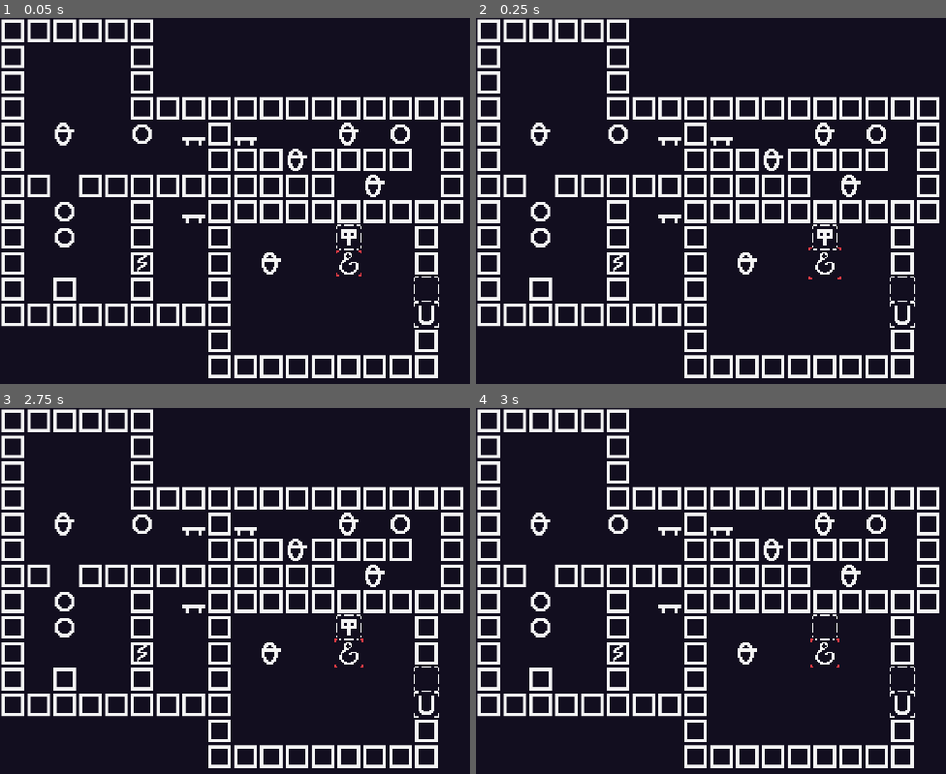
Above: before the commit, frames 1-4 (two rows, left to right).
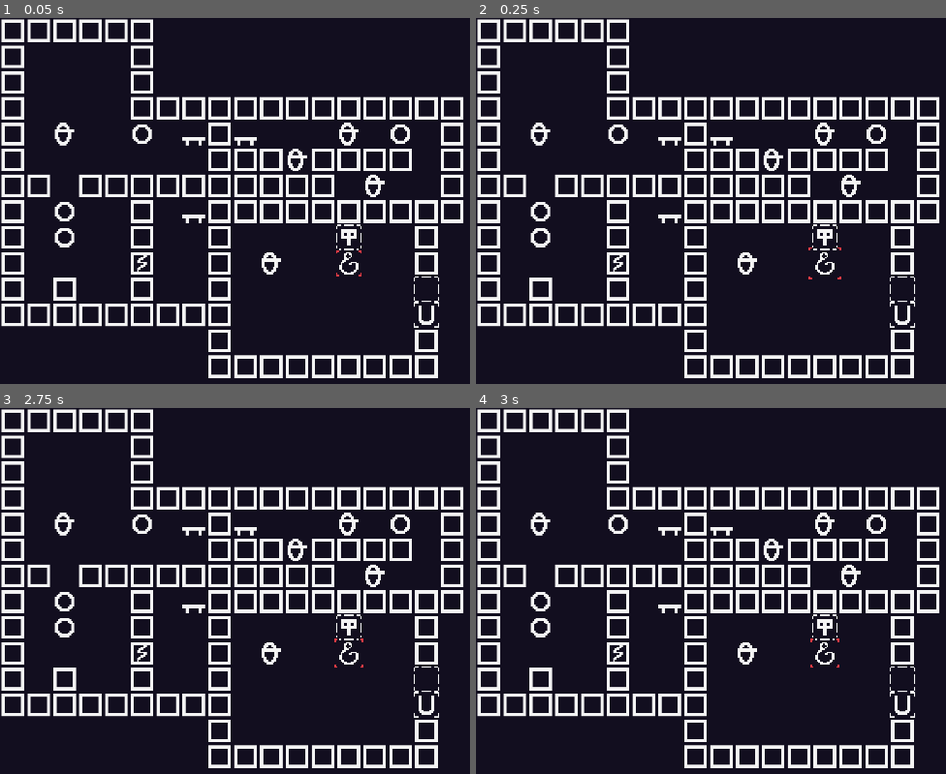
Above: after the commit, the same moments.

Repository: jletellier/olesa
Game: Godot game, scene res://maps/map_a_001.tscn
Two runs of this game, one before a commit and one after it. Both use one fixed random seed, a clock stepped at 60 frames per second and the inputs below. The project has no main scene, so this scene is started directly.
Inputs:
- Up to frame 1 (0.05 s): no input
- Up to frame 2 (0.25 s): no input
- Up to frame 3 (2.75 s): tap Enter at 0.5, 2 s; hold Right (game_right) 0.53-1.28 s; tap Space at 1.25 s; hold Down (game_down) 1.28-2.03 s; hold Right (game_right) from 2.03 s (still down)
- Up to frame 4 (3 s): tap Space at 2.75 s; release Right (game_right) at 2.78 s; hold Up (game_up) from 2.78 s (still down)

Frames 1-3 are identical in both runs. In frame 4, less than 0.1% of the frame differs, in the area x 72-76%, y 57-63%.

Commit message:
Move part of the game logic to separate entities

Diff:
--- a/entities/entity.gd
+++ b/entities/entity.gd
@@ -1,6 +1,11 @@
 @tool
 extends Node2D
 
+
+signal move_requested(dir: Vector2i)
+signal free_requested()
+
+const Entity := preload("res://entities/entity.gd")
 
 @export var texture: Texture2D
 @export var type := &""
@@ -12,3 +17,32 @@
 
 func _ready() -> void:
 	_sprite.texture = texture
+
+
+func process_action(dir: Vector2i) -> void:
+	match type:
+		"lawa":
+			move_requested.emit(dir)
+		"jo":
+			pass
+			#var target_cell := get_cell(target_pos)
+			#if target_cell == TILE_CONTAINER_TOOL:
+				#set_cell(target_pos, TILE_CONTAINER)
+			#elif target_cell == TILE_CONTAINER:
+				#set_cell(target_pos, TILE_CONTAINER_TOOL)
+
+
+func collide_with(target_entity: Entity) -> void:
+	if type == "lawa" and target_entity.type == "lawa":
+		free_requested.emit()
+
+
+func can_push(target_entity: Entity) -> bool:
+	if type == "lawa":
+		match target_entity.type:
+			"lawa":
+				return false
+			"jo":
+				return true
+
+	return false
--- a/maps/map.gd
+++ b/maps/map.gd
@@ -40,28 +40,6 @@
 	_convert_entities()
 
 
-func _convert_entities() -> void:
-	var cell_positions := _block_layer.get_used_cells()
-	for cell_pos in cell_positions:
-		var cell := _block_layer.get_cell_atlas_coords(cell_pos)
-		if cell in ENTITY_SCENES:
-			# Add entity as scene
-			var entity_scene := ENTITY_SCENES[cell] as PackedScene
-			var entity := entity_scene.instantiate() as Entity
-			entity.position = _block_layer.map_to_local(cell_pos)
-			_entities_container.add_child(entity)
-
-			# Store map of entities
-			entity.pos = cell_pos
-			_entity_map[cell_pos] = entity
-
-			# Remove tile, since it's no longer needed
-			_block_layer.erase_cell(cell_pos)
-
-	if _selected_entity == null:
-		select_next_entity()
-
-
 func _input(event: InputEvent) -> void:
 	if event.is_action_pressed("ui_focus_next"):
 		select_next_entity()
@@ -77,52 +55,20 @@
 	elif event.is_action_pressed("game_up"):
 		action_dir = Vector2i.UP
 
-	if action_dir != Vector2i.ZERO:
-		action_selected_entity(action_dir)
-
-
-func _simulate_physics(current_pos: Vector2i, target_pos: Vector2i) -> bool:
-	var dir := target_pos - current_pos
-
-	var current_cell := get_cell(current_pos)
-	var target_cell := get_cell(target_pos)
-
-	if target_cell == TILE_EMPTY:
-		return true
-
-	# Action: Two Lawas colliding causes both to dissolve
-	if target_cell == ENTITY_LAWA and current_cell == ENTITY_LAWA:
-		set_cell(current_pos, TILE_EMPTY)
-		set_cell(target_pos, TILE_EMPTY)
-		select_next_entity()
-		return false
-
-	## Action: Lawa can push Jo
-	#if target_cell == ENTITY_JO and current_cell == ENTITY_LAWA:
-		#if _simulate_physics(target_pos, target_pos + dir):
-			#move_cell(target_pos, target_pos + dir)
-			#return true
-		#return false
-
-	# Action: Object colliding with cracked wall
-	if target_cell == TILE_WALL_CRACKED and current_cell == TILE_OBJECT:
-		set_cell(current_pos, TILE_EMPTY)
-		set_cell(target_pos, TILE_EMPTY)
-		return true
-
-	# Action: Object moving onto surface
-	if target_cell == TILE_SURFACE and current_cell == TILE_OBJECT:
-		set_cell(current_pos, TILE_SURFACE_OBJECT)
-		set_cell(target_pos, TILE_EMPTY)
-		return true
-
-	# Action: In all other cases, pushing target cell
-	if target_cell in [TILE_OBJECT, ENTITY_LAWA, ENTITY_JO]:
-		if _simulate_physics(target_pos, target_pos + dir):
-			move_cell(target_pos, target_pos + dir)
-			return true
-
-	return false
+	if action_dir != Vector2i.ZERO and _selected_entity != null:
+		_selected_entity.process_action(action_dir)
+
+
+func _convert_entities() -> void:
+	var cell_positions := _block_layer.get_used_cells()
+	for cell_pos in cell_positions:
+		var cell := _block_layer.get_cell_atlas_coords(cell_pos)
+		if cell in ENTITY_SCENES:
+			var entity_scene := ENTITY_SCENES[cell] as PackedScene
+			add_entity(cell_pos, entity_scene)
+
+			# Remove tile, since it's no longer needed
+			_block_layer.erase_cell(cell_pos)
 
 
 func _simulate_logic() -> void:
@@ -175,25 +121,64 @@
 	update_hints(true)
 
 
-func action_selected_entity(dir: Vector2i) -> void:
+func add_entity(pos: Vector2i, scene: PackedScene) -> void:
+	var entity := scene.instantiate() as Entity
+	entity.position = _block_layer.map_to_local(pos)
+	entity.pos = pos
+	entity.move_requested.connect(_on_entity_move_requested.bind(entity))
+	entity.free_requested.connect(_on_entity_free_requested.bind(entity))
+
+	_entity_map[pos] = entity
+	_entities_container.add_child(entity)
+
 	if _selected_entity == null:
-		return
-
-	var current_pos := _selected_entity.pos
-	var target_pos := _selected_entity.pos + dir
-
-	match _selected_entity.type:
-		"lawa":
-			if _simulate_physics(current_pos, target_pos):
-				move_cell(current_pos, target_pos)
-		"jo":
-			var target_cell := get_cell(target_pos)
-			if target_cell == TILE_CONTAINER_TOOL:
-				set_cell(target_pos, TILE_CONTAINER)
-			elif target_cell == TILE_CONTAINER:
-				set_cell(target_pos, TILE_CONTAINER_TOOL)
-
-	_simulate_logic()
+		select_next_entity()
+
+
+func simulate_move(current_pos: Vector2i, target_pos: Vector2i) -> bool:
+	var dir := target_pos - current_pos
+
+	var current_cell := get_cell(current_pos)
+	var target_cell := get_cell(target_pos)
+
+	var current_entity: Entity = _entity_map.get(current_pos)
+	var target_entity: Entity = _entity_map.get(target_pos)
+
+	if target_cell == TILE_EMPTY and target_entity == null:
+		return true
+
+	# Action: Object colliding with cracked wall
+	if target_cell == TILE_WALL_CRACKED and current_cell == TILE_OBJECT:
+		set_cell(current_pos, TILE_EMPTY)
+		set_cell(target_pos, TILE_EMPTY)
+		return true
+
+	# Action: Object moving onto surface
+	if target_cell == TILE_SURFACE and current_cell == TILE_OBJECT:
+		set_cell(current_pos, TILE_SURFACE_OBJECT)
+		set_cell(target_pos, TILE_EMPTY)
+		return true
+
+	# Action: Push object or other entity
+	if target_cell == TILE_OBJECT:
+		if simulate_move(target_pos, target_pos + dir):
+			move_cell(target_pos, target_pos + dir)
+			return true
+
+	# Action: Push other entity
+	if target_entity != null:
+		if current_entity != null:
+			current_entity.collide_with(target_entity)
+			target_entity.collide_with(current_entity)
+
+			if !current_entity.can_push(target_entity):
+				return false
+
+		if simulate_move(target_pos, target_pos + dir):
+			move_cell(target_pos, target_pos + dir)
+			return true
+
+	return false
 
 
 func move_cell(current_pos: Vector2i, target_pos: Vector2i) -> void:
@@ -203,10 +188,18 @@
 	if target_cell != TILE_EMPTY:
 		return
 
-	if current_pos == _selected_entity.pos:
-		_selected_entity.pos = target_pos
-		_selected_entity.position = _block_layer.map_to_local(target_pos)
-		update_hints()
+	if current_pos in _entity_map:
+		var current_entity := _entity_map[current_pos] as Entity
+
+		current_entity.pos = target_pos
+		current_entity.position = _block_layer.map_to_local(target_pos)
+
+		_entity_map.erase(current_pos)
+		_entity_map[target_pos] = current_entity
+
+		if current_entity == _selected_entity:
+			update_hints()
+
 		return
 
 	if current_cell != TILE_EMPTY:
@@ -221,3 +214,19 @@
 
 func set_cell(pos: Vector2i, cell: Vector2i) -> void:
 	_block_layer.set_cell(pos, 0, cell)
+
+
+func _on_entity_move_requested(dir: Vector2i, entity: Entity):
+	var current_pos := entity.pos
+	var target_pos := current_pos + dir
+
+	if simulate_move(current_pos, target_pos):
+		move_cell(current_pos, target_pos)
+
+
+func _on_entity_free_requested(entity: Entity):
+	_entity_map.erase(entity.pos)
+	entity.queue_free()
+
+	if entity == _selected_entity:
+		select_next_entity()
